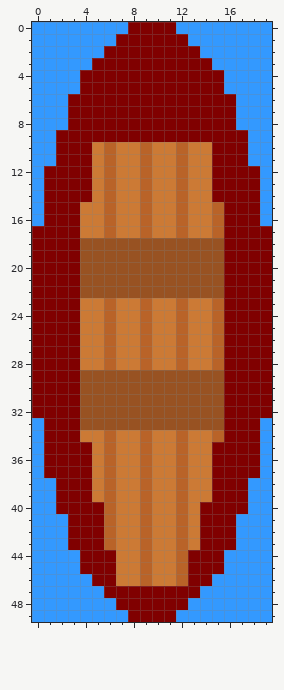
Pixel-art sprite -- Canoa2/boat.png. This is how it looked before the edit.
The file is 20x50 pixels.
The same view after the edit:
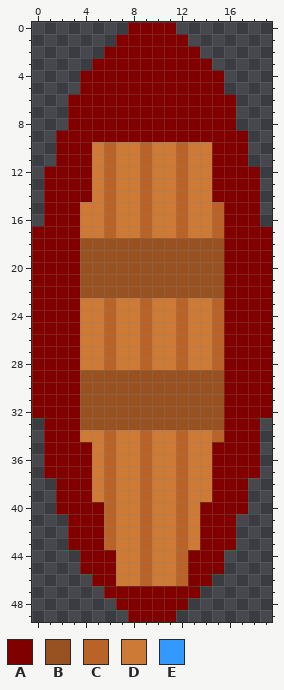
Palette (. is transparent): A #800000  B #985222  C #b96328  D #cc7a35  E #3399ff
The author wrote: barquinho mais bonito
The edit:
Changed rows in their new state; - is an unchanged pixel.
first column x 0:
 0 ........----........
 1 .......------.......
 2 ......--------......
 3 .....----------.....
 4 ....------------....
 5 ....------------....
 6 ...--------------...
 7 ...--------------...
 8 ...--------------...
 9 ..----------------..
10 ..----------------..
11 ..----------------..
12 .------------------.
13 .------------------.
14 .------------------.
15 .------------------.
16 .------------------.
first column x 0:
33 .------------------.
34 .------------------.
35 .------------------.
36 .------------------.
37 .------------------.
38 ..----------------..
39 ..----------------..
40 ..----------------..
41 ...--------------...
42 ...--------------...
43 ...--------------...
44 ....------------....
45 ....------------....
46 .....----------.....
47 ......--------......
48 .......------.......
49 ........----........
Pixel boxes of the changes (left, top, right, bottom) in both pictures:
erased: (32, 22, 128, 226)
erased: (176, 22, 272, 226)
erased: (32, 418, 128, 622)
erased: (176, 418, 272, 622)
